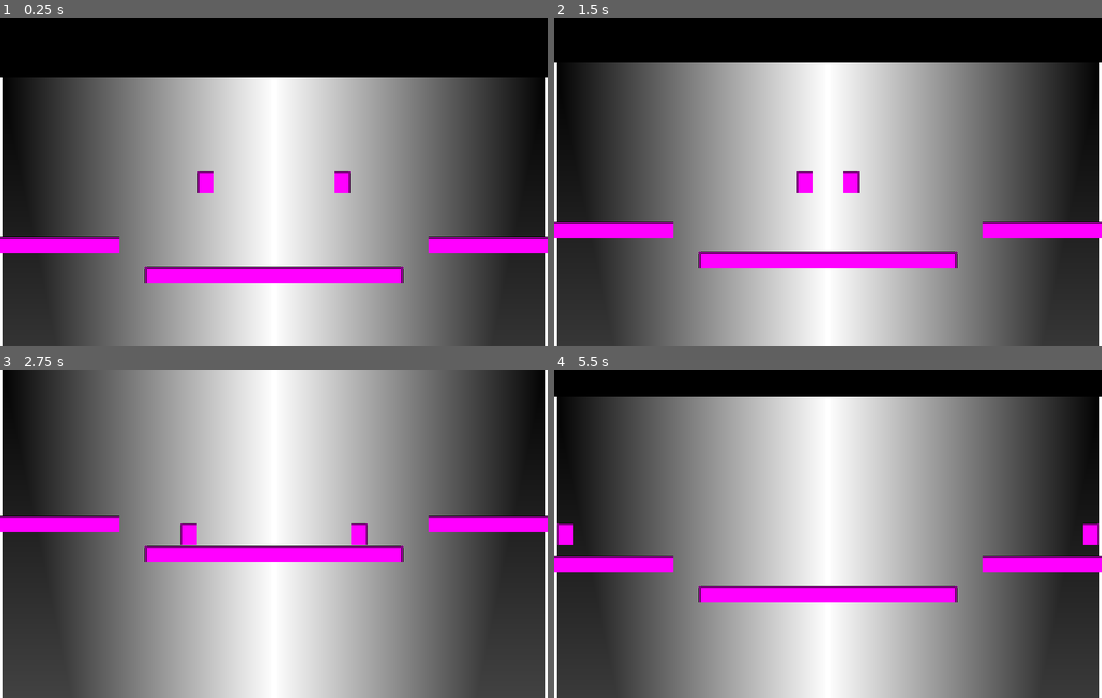
Above: before the commit, frames 1-4 (two rows, left to right).
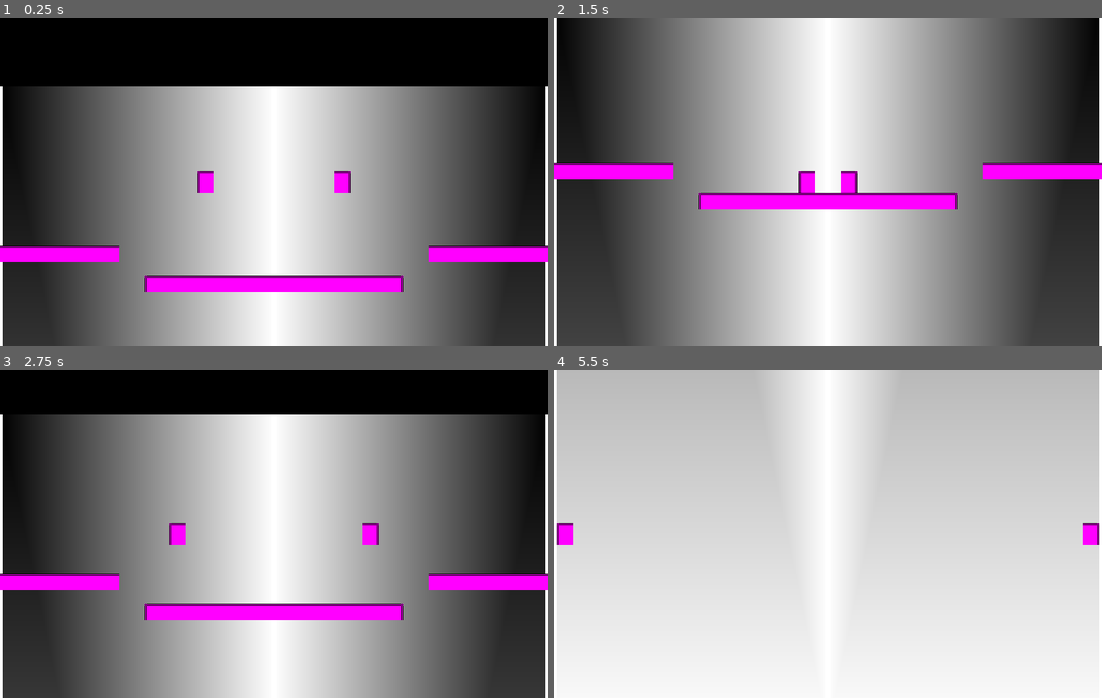
Above: after the commit, the same moments.

Repository: dotevie/SplittingImage
Game: Godot game, scene res://test_scene.tscn
Same seed, same stepped clock (60 frames per second), same inputs: the game is played once before the commit and once after it.
Inputs:
- Up to frame 1 (0.25 s): no input
- Up to frame 2 (1.5 s): hold Right (move_right) 0.53-1.28 s; hold Up (jump) 0.53-1.28 s; hold Left (move_left) from 1.28 s (still down); tap Up (jump) at 1.35 s
- Up to frame 3 (2.75 s): tap Up (jump) at 1.52, 1.82 s; release Left (move_left) at 2.03 s; hold Right (move_right) from 2.03 s (still down); hold Up (jump) from 2.03 s (still down)
- Up to frame 4 (5.5 s): release Up (jump) at 2.78 s; tap Up (jump) at 2.85, 3.02, 3.32, 4.35, 4.52, 4.82 s; release Right (move_right) at 3.53 s; hold Up (jump) 3.53-4.28 s; hold Left (move_left) from 3.53 s (still down); hold Up (jump) from 5.03 s (still down)

The runs differ from the first frame. In frame 1, 8.1% of the frame differs, in the area x 0-100%, y 18-84%; in frame 2, 22%; in frame 3, 22%; in frame 4, 78%, in the area x 0-100%, y 0-100%.

Commit message:
added movement mechanic depth

Diff:
--- a/scenes/level_test.tscn
+++ b/scenes/level_test.tscn
@@ -113,6 +113,7 @@
 [node name="Player" type="RigidBody2D" parent="." node_paths=PackedStringArray("cam")]
 position = Vector2(300, 100)
 physics_material_override = SubResource("PhysicsMaterial_d5kir")
+gravity_scale = 0.75
 can_sleep = false
 lock_rotation = true
 contact_monitor = true
--- a/scripts/player.gd
+++ b/scripts/player.gd
@@ -2,15 +2,19 @@
 
 @export var cam:Camera2D
 
-const FLOOR_ACCEL = 1024
-const FLOOR_DEACCEL = 2048
+const FLOOR_ACCEL = 1000
+const FLOOR_DEACCEL = 500
+const AIR_ACCEL = 800
+const AIR_DEACCEL = 400
 const MAX_VELOCITY = 256
 const JUMP_VELOCITY = 512
+const STOP_JUMP_FORCE = 4096
 const COYOTE_TIME = 0.1
 
 var airborne_time: float = 0.0
+var jumping = false
 
-func _process(delta: float) -> void:
+func _process(_delta: float) -> void:
 	#pass
 	cam.position.y = self.position.y;
 
@@ -25,15 +29,16 @@
 
 	# Find the floor (a contact with upwards facing collision normal).
 	var found_floor := false
-	var floor_index := -1
+	# var floor_index := -1
 
+	# check for grounded
 	for contact_index in state.get_contact_count():
 		var collision_normal = state.get_contact_local_normal(contact_index)
 		# print(collision_normal)
 
 		if collision_normal.dot(Vector2(0, -1)) > 0.6:
 			found_floor = true
-			floor_index = contact_index
+			# floor_index = contact_index
 
 	if found_floor:
 		airborne_time = 0.0
@@ -42,12 +47,38 @@
 
 	var on_floor := airborne_time < COYOTE_TIME
 
-	if move_left and not move_right:
-		velocity.x = maxf(-MAX_VELOCITY,velocity.x - FLOOR_ACCEL*step)
-	if move_right and not move_left:
-		velocity.x = minf(MAX_VELOCITY,velocity.x + FLOOR_ACCEL*step)
-	if not move_right and not move_left:
-		velocity.x = signf(velocity.x) * minf(absf(velocity.x) - FLOOR_DEACCEL*step,0)
+	if jumping:
+		if velocity.y > 0:
+			# Set off the jumping flag if going down.
+			jumping = false
+		elif not jump:
+			velocity.y += STOP_JUMP_FORCE * step
+
+	if on_floor:
+		# Process logic when character is on floor.
+		if move_left and not move_right:
+			velocity.x = maxf(-MAX_VELOCITY,velocity.x - FLOOR_ACCEL*step)
+		elif move_right and not move_left:
+			velocity.x = minf(MAX_VELOCITY,velocity.x + FLOOR_ACCEL*step)
+		else:
+			#reduce magnitude of horizontal movement by floor deaccel
+			velocity.x = signf(velocity.x) * minf(absf(velocity.x) - FLOOR_DEACCEL*step,0)
+
+		# Check jump.
+		if not jumping and jump:
+			velocity.y = -JUMP_VELOCITY
+			jumping = true
+	else:
+		# Process logic when the character is in the air.
+		if move_left and not move_right:
+			velocity.x = maxf(-MAX_VELOCITY,velocity.x - AIR_ACCEL*step)
+		elif move_right and not move_left:
+			velocity.x = minf(MAX_VELOCITY,velocity.x + AIR_ACCEL*step)
+		else:
+			#reduce magnitude of horizontal movement by floor deaccel
+			velocity.x = signf(velocity.x) * minf(absf(velocity.x) - FLOOR_DEACCEL*step,0)
+
+
 	if jump and on_floor:
 		velocity.y = -JUMP_VELOCITY
 	velocity += state.get_total_gravity() * step
